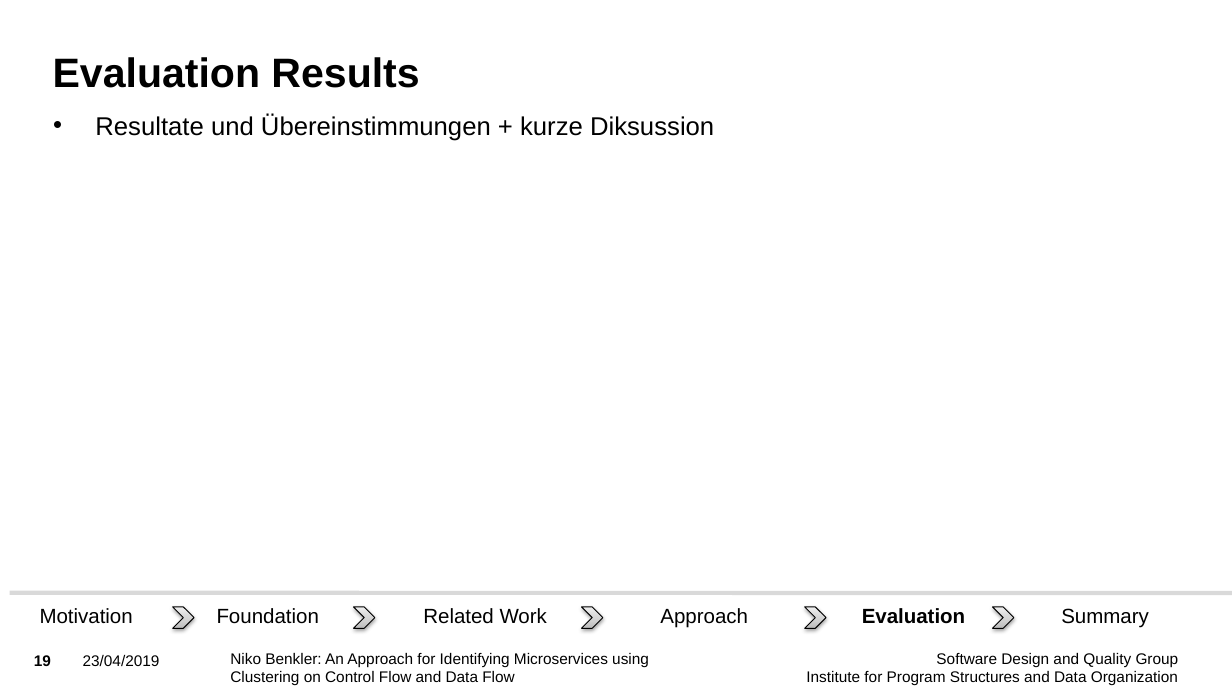
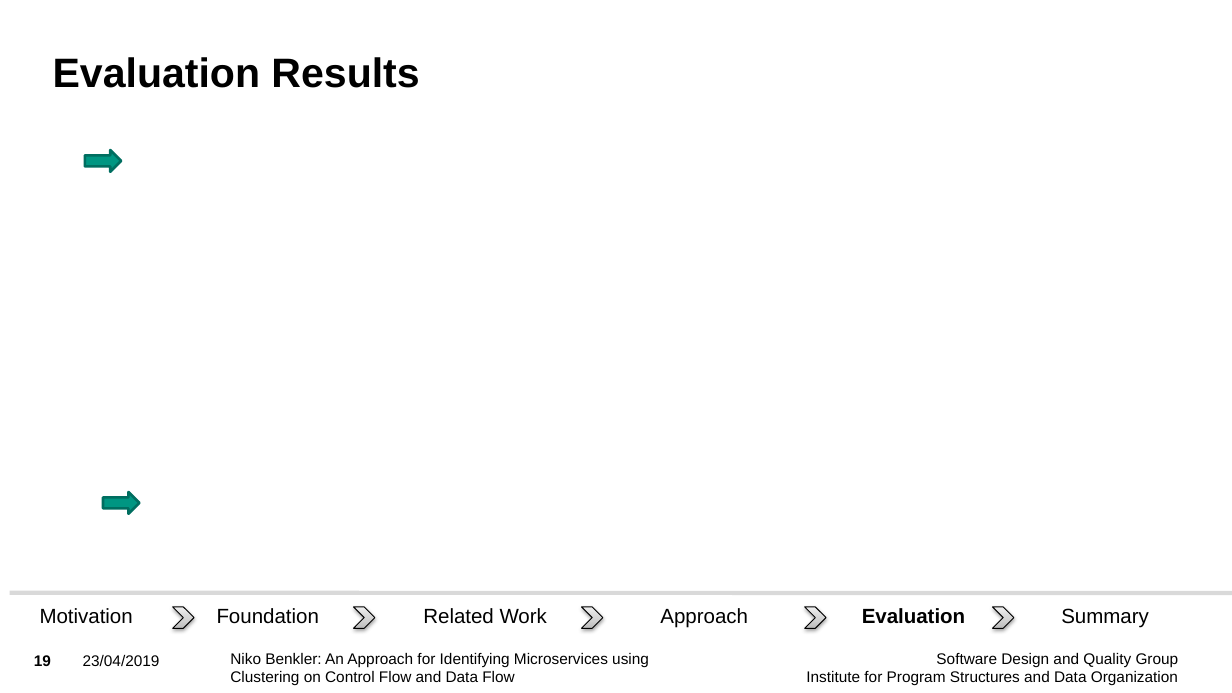
Before and after one commit to Benkler/BA, a slide deck: slide 19 of Vortrag/BA_Niko_Benkler_Presentation.pptx. Drawn at 1232x693 pixels with LibreOffice and Linux fonts; fonts in the diff are those of the drawing; grey boxes stand for pictures; background and template pictures are left out. Boxes give left, top, right and bottom in pixels: in the first picture for what was removed or moved away, otherwise in the second. Text is boxed around its words. In the diff, an @@ line names an element or a change of style, - is before the commit and + after.

```diff
--- a/Vortrag/BA_Niko_Benkler_Presentation.pptx
+++ b/Vortrag/BA_Niko_Benkler_Presentation.pptx
@@ text removed at [95, 114, 714, 141] @@
-• Resultate und Übereinstimmungen + kurze Diksussion
@@ right arrow added at [85, 150, 121, 172], fill #009682, outline #006F60 2 pt @@
@@ right arrow added at [103, 492, 139, 514], fill #009682, outline #006F60 2 pt @@
```
Also in this commit, not shown: 16 other slides changed, 3 slides removed, 8 other files.
